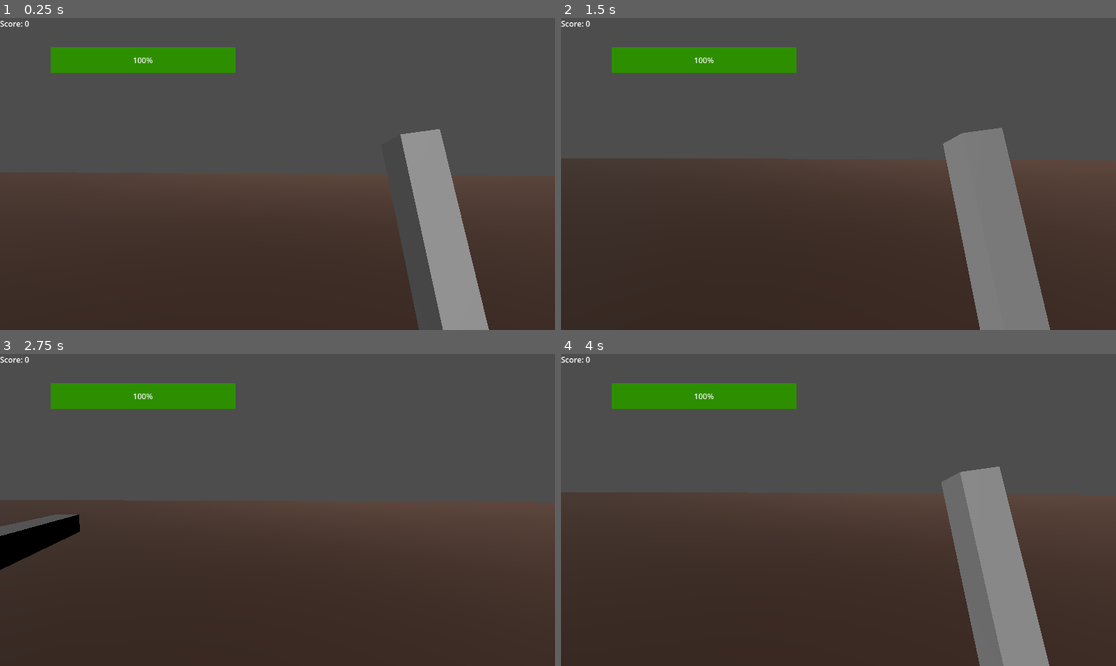
Above: before the commit, frames 1-4 (two rows, left to right).
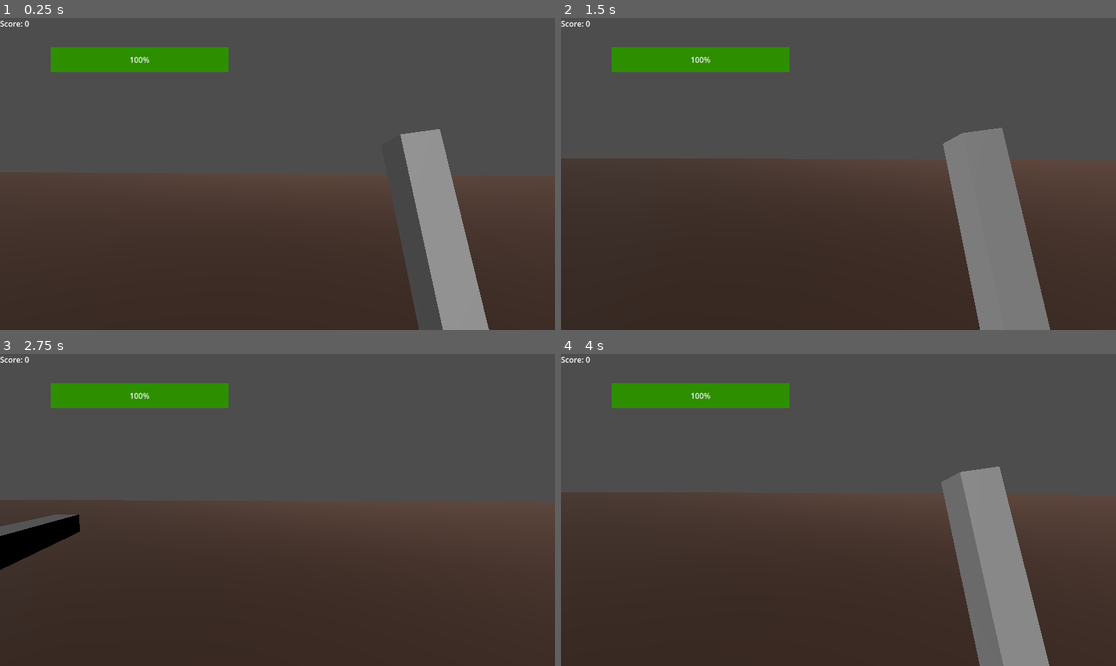
Above: after the commit, the same moments.

Repository: shellyw8542/AngelaL-ShellyW-Freedom
Game: Godot game, scene res://node3d.tscn
The game is run twice, just before and just after one commit, with the same random seed, the same clock (stepped at 60 frames per second) and the same inputs.
Inputs (mouse positions are in pixels of both pictures, inside the frame that each line leads up to):
- Up to frame 1 (0.25 s): no input
- Up to frame 2 (1.5 s): tap Enter (ui_accept) at 0.5, 0.77 s; move the mouse to (960, 158) at 0.52 s; hold Right (ui_right) 0.53-1.28 s; click (960, 158) at 0.6 s; move the mouse to (810, 174) at 1.27 s; hold Up (ui_up) from 1.28 s (still down); tap Shift (sprint) at 1.35 s
- Up to frame 3 (2.75 s): keep holding Up (ui_up); tap Enter (ui_accept) at 1.52 s; move the mouse to (288, 503) at 2.02 s; click (288, 503) at 2.1 s
- Up to frame 4 (4 s): keep holding Up (ui_up); move the mouse to (832, 516) at 2.77 s; tap Shift (sprint) at 2.85 s; click (832, 516) at 2.92 s; tap Enter (ui_accept) at 3.02, 3.77 s; move the mouse to (877, 513) at 3.52 s; click (877, 513) at 3.6 s

The runs differ from the first frame. In frame 1, 0.2% of the frame differs, in the area x 9-43%, y 9-18%; in frame 2, 0.2%; in frame 3, 0.2%; in frame 4, 0.2%.

Commit message:
deathscreen

Diff:
--- a/Additions/brackeys-proto-controller-main/brackeys-proto-controller-main/proto_controller/proto_controller.gd
+++ b/Additions/brackeys-proto-controller-main/brackeys-proto-controller-main/proto_controller/proto_controller.gd
@@ -1,5 +1,6 @@
 extends CharacterBody3D
 
+signal player_died
 ## Can we move around?
 @export var can_move : bool = true
 ## Are we affected by gravity?
@@ -139,26 +140,24 @@
 
 
 func take_damage(amount: int) -> void:
+	print("Player took damage:", amount)
 	current_health -= amount
 	print("Player HP:", current_health)
 	if current_health <= 0:
+		print("Calling die()...")
 		die()
 
-func die() -> void:
+func die():
 	can_move = false
 	set_process(false)
 	set_physics_process(false)
 	Input.set_mouse_mode(Input.MOUSE_MODE_VISIBLE)
-
-	# Show the death screen
-	var death_screen = get_node_or_null("/root/Main/DeathScreen")
+	var death_screen = get_node("/root/World/DeathScreen")
 	if death_screen:
-		death_screen.show()
+		print("✅ Death screen found, showing...")
+		death_screen.visible = true
 	else:
-		print("Death screen not found!")
-
-
-
+		print("❌ Death screen not found!")
 func enable_freefly():
 	collider.disabled = true
 	freeflying = true
--- a/DeathScreen.gd
+++ b/DeathScreen.gd
@@ -1,7 +1,7 @@
 extends CanvasLayer
 
 func _ready():
-	hide()
-
+	var death_screen = get_node_or_null("/root/World/DeathScreen")
+	death_screen.visible = false
 func _on_button_pressed():
 	get_tree().reload_current_scene()
--- /dev/null
+++ b/Playbutton.gd
@@ -0,0 +1,13 @@
+extends Button
+
+
+# Called when the node enters the scene tree for the first time.
+func _ready() -> void:
+	pass # Replace with function body.
+
+func _pressed() -> void:
+	get_tree().change_scene_to_file("res://node3d.tscn")
+
+# Called every frame. 'delta' is the elapsed time since the previous frame.
+func _process(delta: float) -> void:
+	pass
--- a/enemy.gd
+++ b/enemy.gd
@@ -1,10 +1,12 @@
 extends CharacterBody3D
-
+@onready var hitbox_area = $Area3D
 @onready var nav_agent =$NavigationAgent3D
 @onready var process = $"../CanvasLayer/ProgressBar"
 @onready var timer = $"../Timer"
 var SPEED = 3.0
 var health = 10
+var player_inside = null
+
 func _physics_process(delta):
 	var current_location = global_transform.origin
 	var next_location =  nav_agent.get_next_path_position()
@@ -26,12 +28,23 @@
 
 func _on_area_3d_body_entered(body):
 	if body.is_in_group("player"):
+		player_inside = body
 		timer.start()
 
 
 func _on_timer_timeout():
-	process.value -= 10
-
+	if player_inside and player_inside.has_method("take_damage"):
+		player_inside.take_damage(2)
+		process.value-=20
+func _on_area_3d_body_exited(body):
+	if body == player_inside:
+		player_inside = null
+		timer.stop()
+	# Try to find the player again
+	for other_body in hitbox_area.get_overlapping_bodies():
+		if other_body.is_in_group("player"):
+			if other_body.has_method("take_damage"):
+				other_body.take_damage(2)
 
 func take_damage(damage: int):
 	health -= damage
--- a/node3d.tscn
+++ b/node3d.tscn
@@ -6,6 +6,7 @@
 [ext_resource type="PackedScene" uid="uid://xh4gg4w8ynqa" path="res://enemySpawner.tscn" id="4_hy51h"]
 [ext_resource type="Script" path="res://canvas_layer_2.gd" id="5_gn0p4"]
 [ext_resource type="Script" path="res://DeathScreen.gd" id="6_uv3mm"]
+[ext_resource type="Script" path="res://playbutton.gd" id="7_k6f7u"]
 
 [sub_resource type="NavigationMesh" id="NavigationMesh_si2u7"]
 vertices = PackedVector3Array(-337.569, -195.363, 589.111, 616.931, -32.3627, 342.611, 338.181, 189.387, -590.889, -616.319, 26.3873, -344.389)
@@ -60,8 +61,8 @@
 [node name="ProgressBar" type="ProgressBar" parent="CanvasLayer"]
 offset_left = 105.0
 offset_top = 60.0
-offset_right = 489.0
-offset_bottom = 114.0
+offset_right = 475.0
+offset_bottom = 112.0
 theme_override_styles/background = SubResource("StyleBoxFlat_2tbv1")
 theme_override_styles/fill = SubResource("StyleBoxFlat_4plig")
 value = 100.0
@@ -81,11 +82,10 @@
 text = "Score:
 "
 
-[node name="CanvasLayer3" type="CanvasLayer" parent="."]
-visible = false
+[node name="DeathScreen" type="CanvasLayer" parent="."]
 script = ExtResource("6_uv3mm")
 
-[node name="ColorRect" type="ColorRect" parent="CanvasLayer3"]
+[node name="ColorRect" type="ColorRect" parent="DeathScreen"]
 anchors_preset = 15
 anchor_right = 1.0
 anchor_bottom = 1.0
@@ -93,24 +93,27 @@
 grow_vertical = 2
 color = Color(0, 0, 0, 1)
 
-[node name="Label" type="Label" parent="CanvasLayer3"]
-anchors_preset = 8
+[node name="Label" type="Label" parent="DeathScreen"]
+anchors_preset = -1
 anchor_left = 0.5
-anchor_top = 0.5
+anchor_top = 0.501
 anchor_right = 0.5
-anchor_bottom = 0.5
+anchor_bottom = 0.501
 offset_left = -37.0
-offset_top = -11.0
+offset_top = -11.648
 offset_right = 37.0
-offset_bottom = 12.0
+offset_bottom = 11.352
 grow_horizontal = 2
 grow_vertical = 2
 text = "You Died!"
 
-[node name="Button" type="Button" parent="CanvasLayer3"]
-offset_right = 8.0
-offset_bottom = 8.0
+[node name="Button" type="Button" parent="DeathScreen"]
+offset_left = 548.0
+offset_top = 432.0
+offset_right = 609.0
+offset_bottom = 471.0
 text = "Retry?"
+script = ExtResource("7_k6f7u")
 
 [connection signal="timeout" from="Timer" to="Enemy" method="_on_timer_timeout"]
-[connection signal="pressed" from="CanvasLayer3/Button" to="." method="_on_button_pressed"]
+[connection signal="pressed" from="DeathScreen/Button" to="." method="_on_button_pressed"]
--- /dev/null
+++ b/restart.tscn
@@ -0,0 +1,41 @@
+[gd_scene load_steps=3 format=3 uid="uid://btsjgl3hevt6j"]
+
+[ext_resource type="Script" path="res://Playbutton.gd" id="1_w2vtd"]
+
+[sub_resource type="LabelSettings" id="LabelSettings_ycl1d"]
+font_size = 30
+
+[node name="Control" type="Control"]
+layout_mode = 3
+anchors_preset = 15
+anchor_right = 1.0
+anchor_bottom = 1.0
+grow_horizontal = 2
+grow_vertical = 2
+
+[node name="ColorRect" type="ColorRect" parent="."]
+layout_mode = 0
+offset_left = -1.0
+offset_right = 1153.0
+offset_bottom = 646.0
+color = Color(0, 0, 0, 1)
+
+[node name="Label" type="Label" parent="."]
+layout_mode = 0
+offset_left = 499.0
+offset_top = 129.0
+offset_right = 662.0
+offset_bottom = 194.0
+text = "Game Over"
+label_settings = SubResource("LabelSettings_ycl1d")
+horizontal_alignment = 1
+vertical_alignment = 1
+
+[node name="Button" type="Button" parent="."]
+layout_mode = 0
+offset_left = 205.0
+offset_top = 385.0
+offset_right = 965.0
+offset_bottom = 523.0
+text = "Play Again?"
+script = ExtResource("1_w2vtd")
Not shown: 1 places in node3d.tscn that only renumber resources
